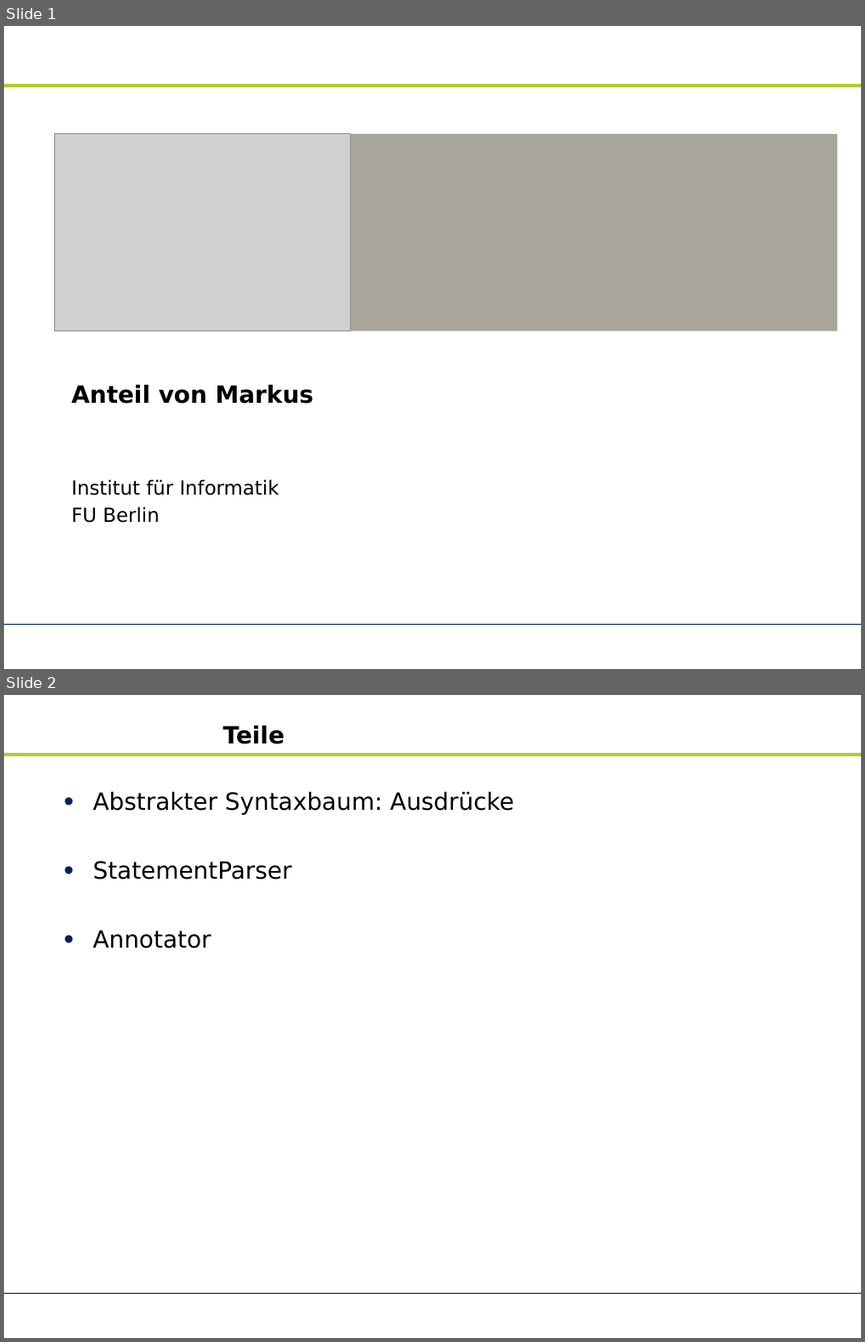
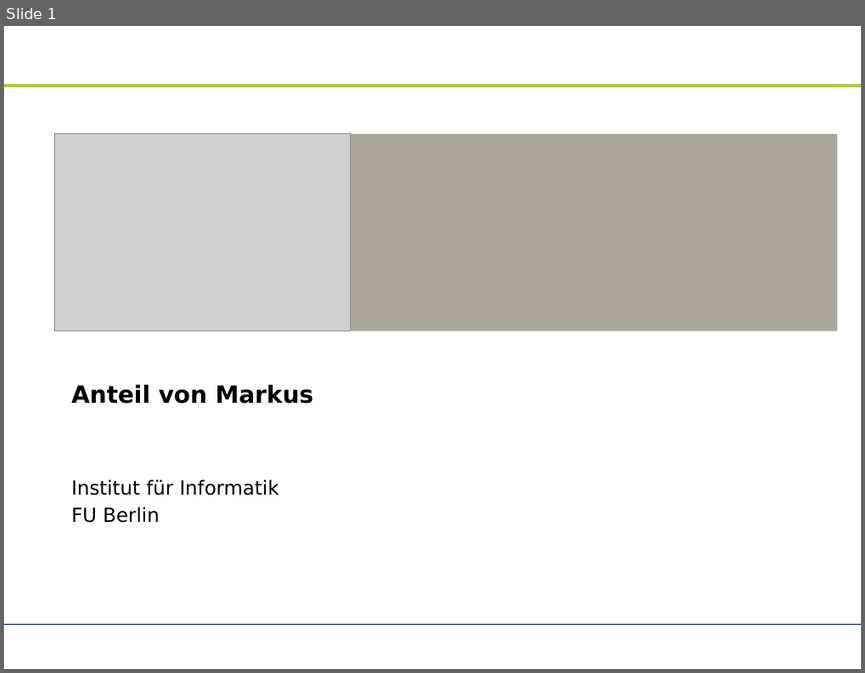
Before and after one commit to zhongxinhua/sose10-swp-uebersetzerbau, a slide deck: trunk/dokumentation/PraesiMarkus.odp. Shown one above the other, each under a label of ours: slides 1 and 2 before the commit, slide 1 after it. The pictures are 865x1342 and 865x673 pixels, drawn with LibreOffice and Linux fonts; fonts in the diff are those of the drawing; grey boxes stand for pictures; background and template pictures are left out. Boxes give left, top, right and bottom in pixels: in the first picture for what was removed or moved away, otherwise in the second. Text is boxed around its words. In the diff, an @@ line names an element or a change of style, - is before the commit and + after.

```diff
--- a/trunk/dokumentation/PraesiMarkus.odp
+++ b/trunk/dokumentation/PraesiMarkus.odp
@@ slide 2 removed at [4,695,861,1338], background #FFFFFF; not listed: 2 template elements that a slide beside it also shows @@
@@ title removed at [223,725,284,744] @@
-Teile
@@ text removed at [93,791,514,948] @@
-• Abstrakter Syntaxbaum: Ausdrücke
-• StatementParser
-• Annotator
```
Also in this commit, not shown: 3 slides changed, 3 slides added, 1 other slide removed.
